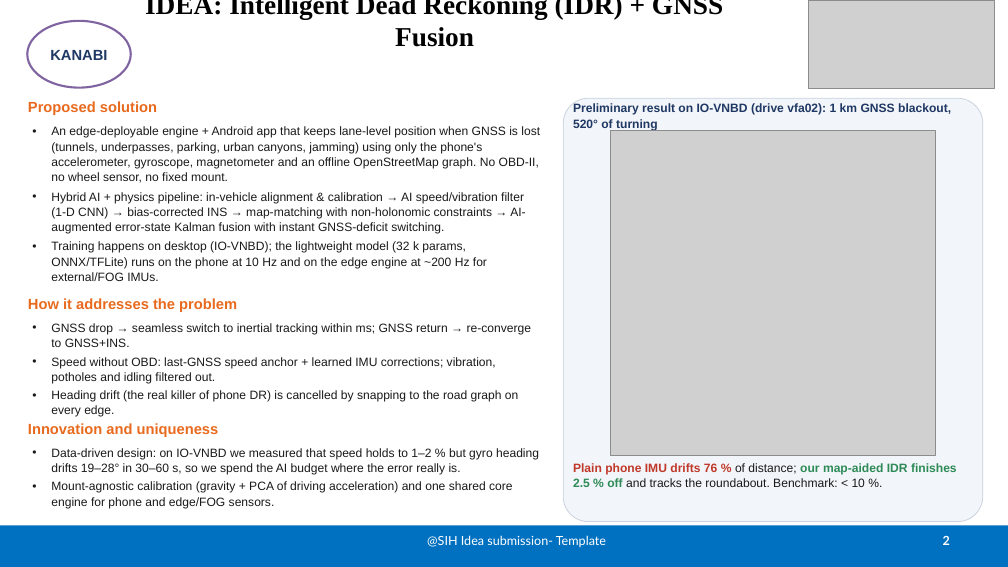
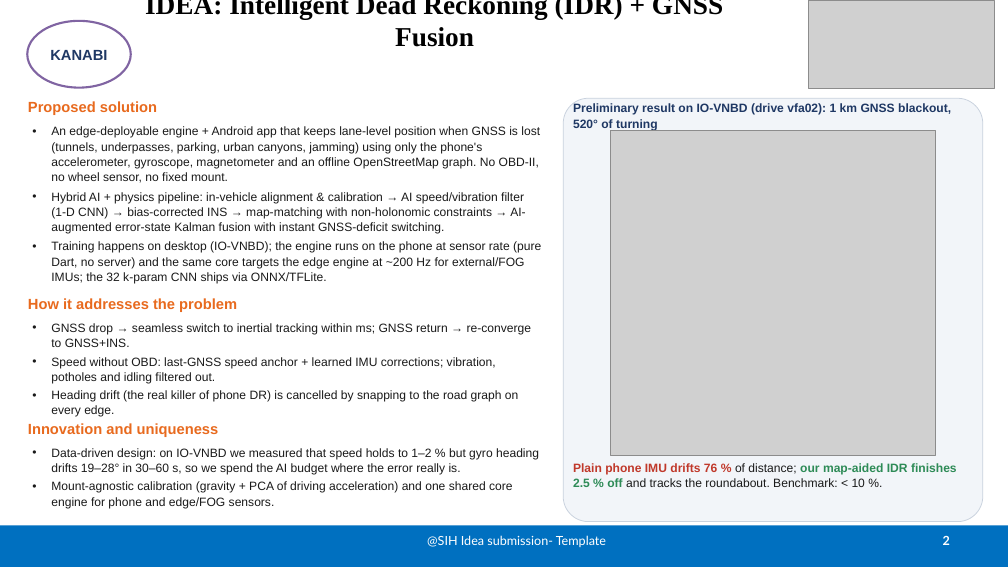
Before and after one commit to AnushtupGhosh5/sih, a slide deck: slide 2 of submission/KANABI_SIH26168_IdeaPPT.pptx. Drawn at 1008x567 pixels with LibreOffice and Linux fonts; fonts in the diff are those of the drawing; grey boxes stand for pictures. Boxes give left, top, right and bottom in pixels: in the first picture for what was removed or moved away, otherwise in the second. Text is boxed around its words. In the diff, an @@ line names an element or a change of style, - is before the commit and + after.

Commit message:
Deck and checklist: engine now runs on the phone

```diff
--- a/submission/KANABI_SIH26168_IdeaPPT.pptx
+++ b/submission/KANABI_SIH26168_IdeaPPT.pptx
@@ text at [51, 241, 541, 283]: text changed @@
-• Training happens on desktop (IO-VNBD); the lightweight model (32 k params, ONNX/TFLite) runs on the phone at 10 Hz and on the edge engine at ~200 Hz for external/FOG IMUs.
+• Training happens on desktop (IO-VNBD); the engine runs on the phone at sensor rate (pure Dart, no server) and the same core targets the edge engine at ~200 Hz for external/FOG IMUs; the 32 k-param CNN ships via ONNX/TFLite.
```
Also in this commit, not shown: 1 other slide changed, 3 other files.
